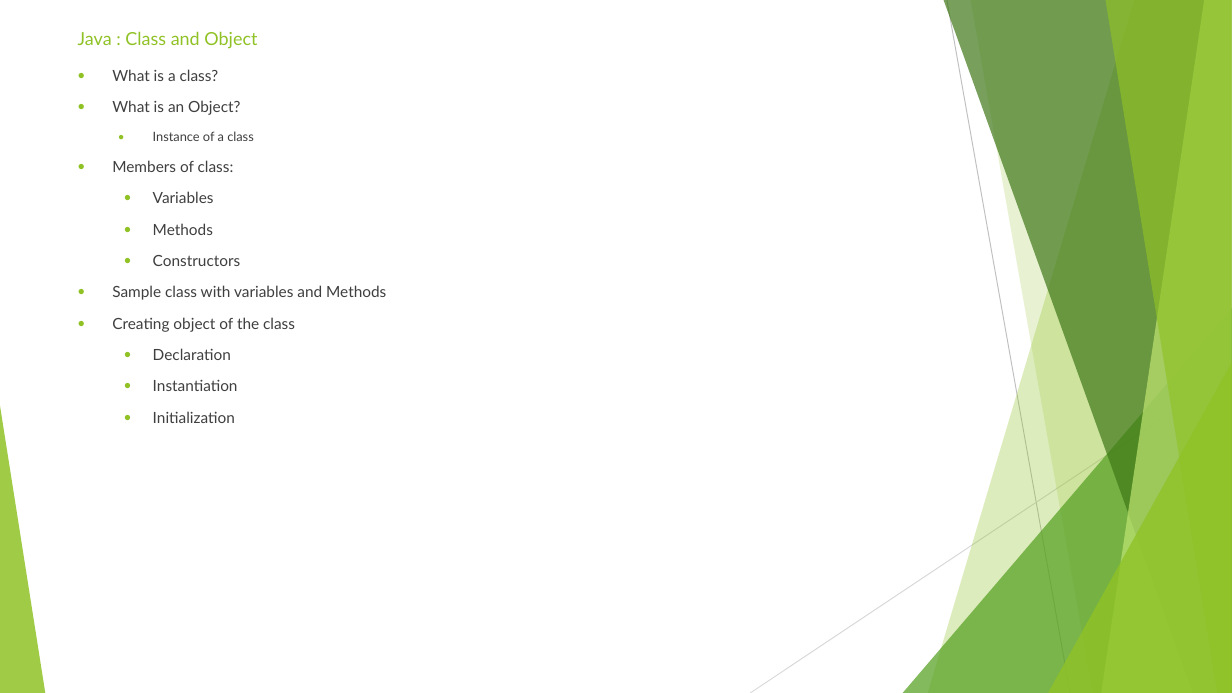
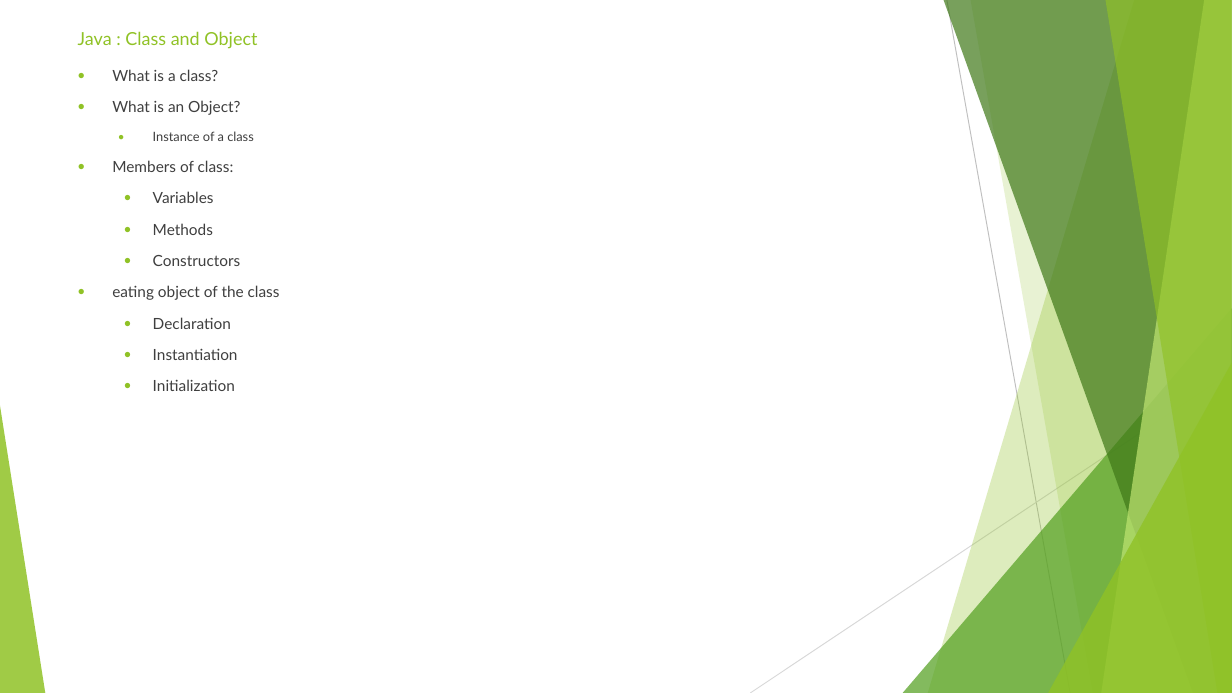
Before and after one commit to sidissir/mk-java-training, a slide deck: slide 18 of AutomationPPT.pptx. Drawn at 1232x693 pixels with LibreOffice and Linux fonts; fonts in the diff are those of the drawing. Boxes give left, top, right and bottom in pixels: in the first picture for what was removed or moved away, otherwise in the second. Text is boxed around its words. In the diff, an @@ line names an element or a change of style, - is before the commit and + after.

Commit message:
Java Day 4

```diff
--- a/AutomationPPT.pptx
+++ b/AutomationPPT.pptx
@@ text at (112, 285, 280, 300): text changed @@
-● Sample class with variables and Methods
-● Creating object of the class
+● eating object of the class
```
Also in this commit, not shown: 2 other slides changed, 14 other files.
